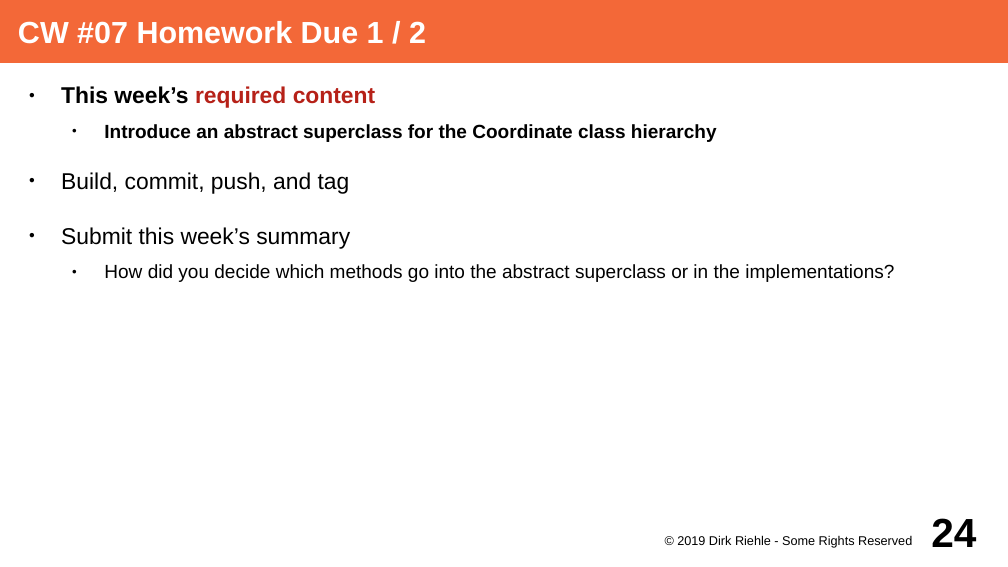
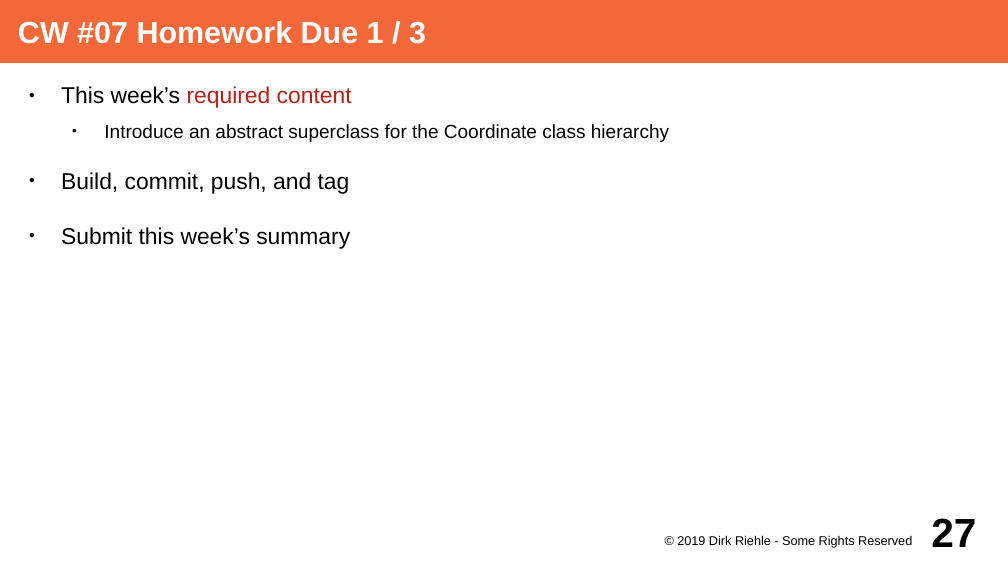
Before and after one commit to dirkriehle/adap-course, a slide deck: slide 27 of Lecture Slides/ADAP A02 - Course Schedule.odp (slide 24 before the commit). Drawn at 1008x567 pixels with LibreOffice and Linux fonts; fonts in the diff are those of the drawing. Boxes give left, top, right and bottom in pixels: in the first picture for what was removed or moved away, otherwise in the second. Text is boxed around its words. In the diff, an @@ line names an element or a change of style, - is before the commit and + after.

```diff
--- a/Lecture Slides/ADAP A02 - Course Schedule.odp
+++ b/Lecture Slides/ADAP A02 - Course Schedule.odp
@@ title at (18, 21, 426, 44): text changed @@
-CW #07 Homework Due 1 / 2
+CW #07 Homework Due 1 / 3
@@ text at (61, 86, 669, 142): bold off in "This week’s required content", "Introduce an abstract superclass for the Coordinate ..." @@
@@ text at (104, 264, 894, 282): paragraph removed @@
-  ● How did you decide which methods go into the abstract superclass or in the implementations?
@@ page number at (931, 518, 976, 547): text changed @@
-24
+27
```
Also in this commit, not shown: 34 other slides changed, 10 slides added, 7 other files.
